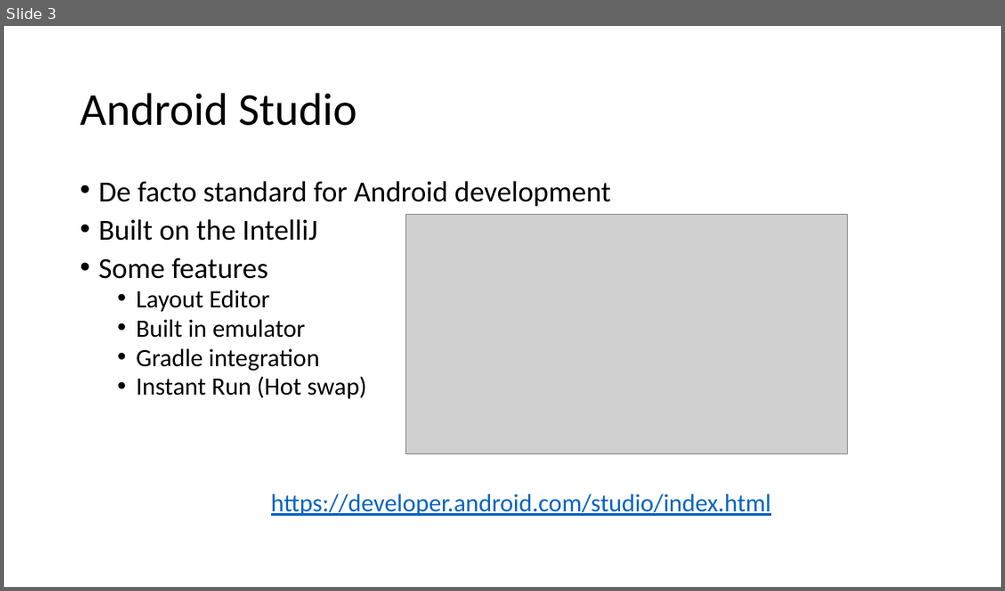
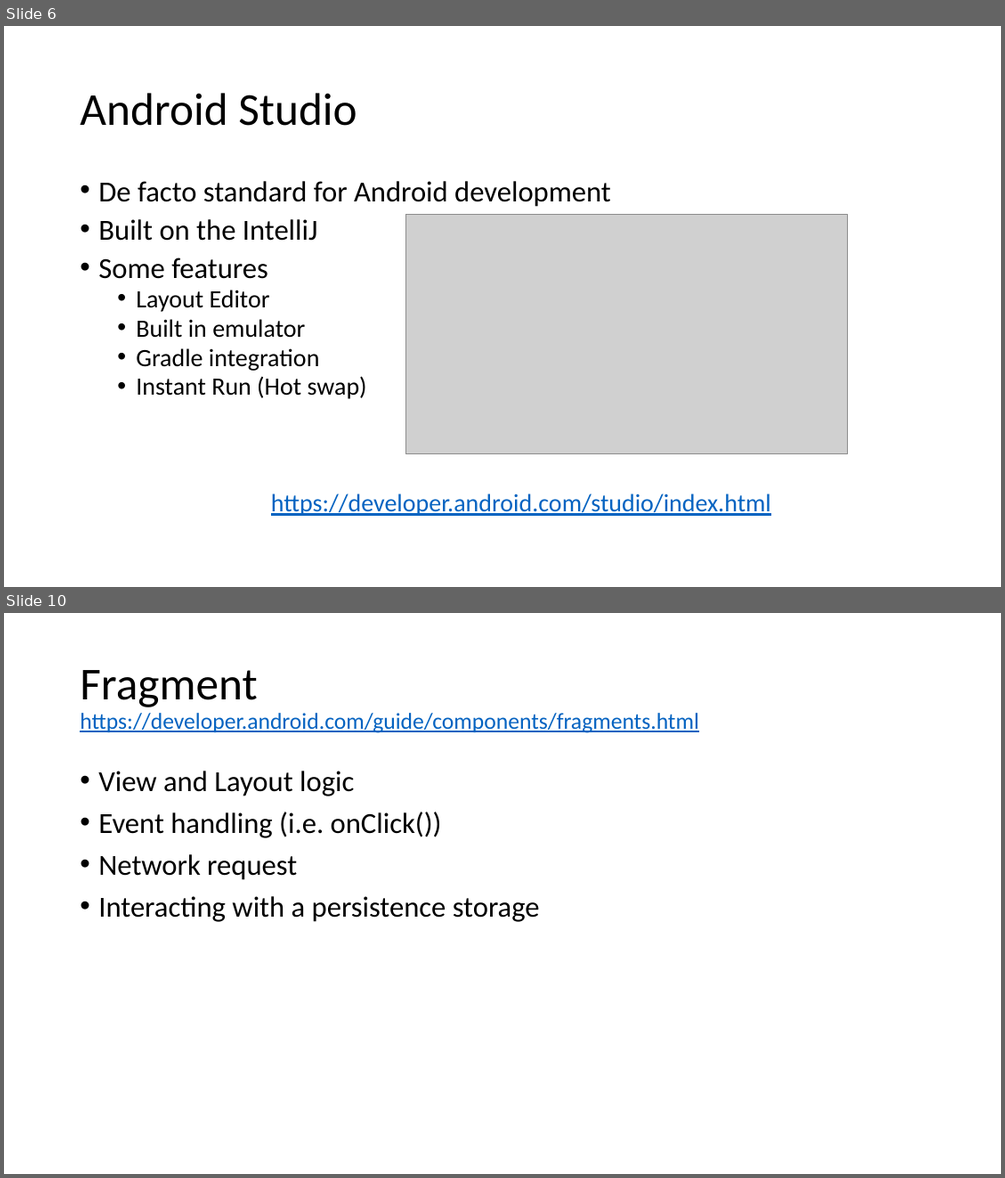
Before and after one commit to Batch-xx/Android-Lunch-Learn, a slide deck: slides/Android Studio_Activities_Fragments.pptx. Shown one above the other, each under a label of ours: slide 3 before the commit, slides 6 and 10 after it; the slides between them are not shown. The pictures are 1005x591 and 1005x1178 pixels, drawn with LibreOffice and Linux fonts; fonts in the diff are those of the drawing; grey boxes stand for pictures. Boxes give left, top, right and bottom in pixels: in the first picture for what was removed or moved away, otherwise in the second. Text is boxed around its words. In the diff, an @@ line names an element or a change of style, - is before the commit and + after.

```diff
--- a/slides/Android Studio_Activities_Fragments.pptx
+++ b/slides/Android Studio_Activities_Fragments.pptx
@@ slide 10 added at box(4, 613, 1001, 1174), background #FFFFFF @@
@@ title added at box(80, 670, 699, 733), 22 pt, text #0563C1, underline @@
+Fragment
+https://developer.android.com/guide/components/fragments.html
@@ text added at box(98, 771, 540, 922), 28 pt, text #000000 @@
+• View and Layout logic
+• Event handling (i.e. onClick())
+• Network request
+• Interacting with a persistence storage
@@ what was slide 3 is now slide 6 @@
```
Also in this commit, not shown: 3 slides changed, 7 other slides added, 2 slides removed, 5 other files.
